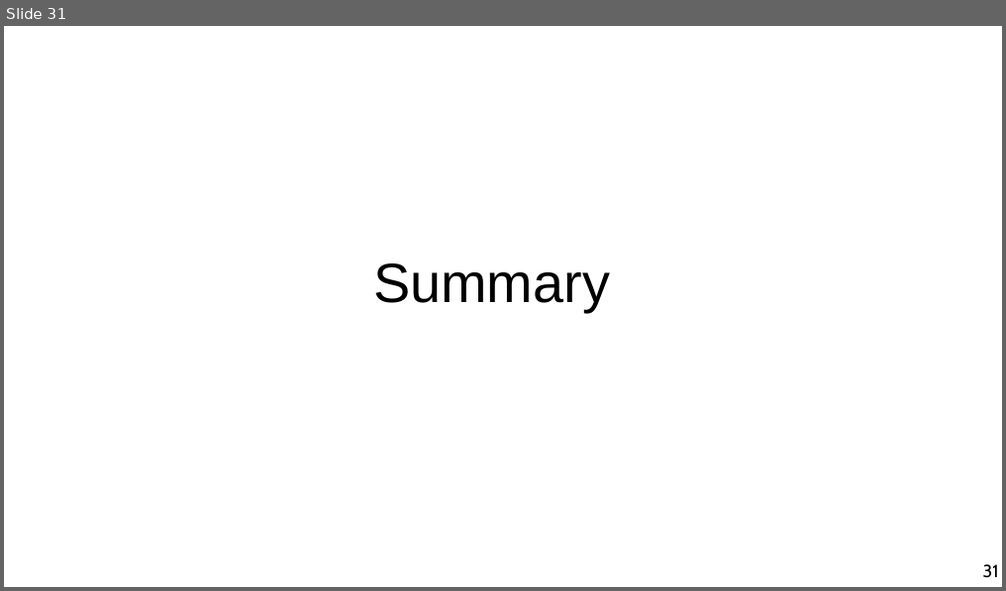
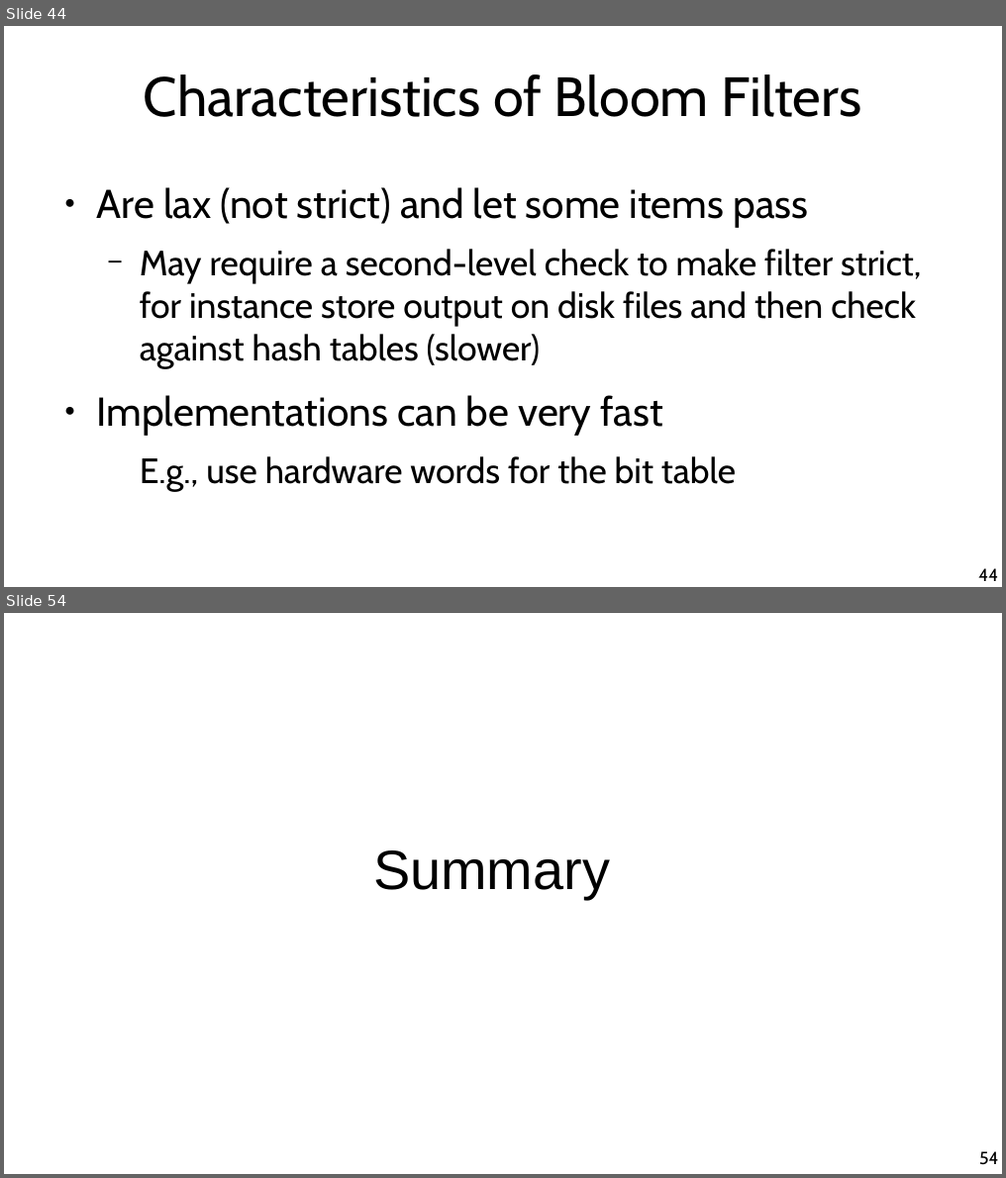
Before and after one commit to chatox/data-mining-course, a slide deck: theory/tt10_streaming.odp. Shown one above the other, each under a label of ours: slide 31 before the commit, slides 44 and 54 after it; the slides between them are not shown. The pictures are 1006x591 and 1006x1178 pixels, drawn with LibreOffice and Linux fonts; fonts in the diff are those of the drawing. Boxes give left, top, right and bottom in pixels: in the first picture for what was removed or moved away, otherwise in the second. Text is boxed around its words. In the diff, an @@ line names an element or a change of style, - is before the commit and + after.

Commit message:
Up to bloom filters

```diff
--- a/theory/tt10_streaming.odp
+++ b/theory/tt10_streaming.odp
@@ slide 44 added at [4,26,1002,587], background #FFFFFF @@
@@ title added at [144,75,862,117], 44 pt, text #000000 @@
+Characteristics of Bloom Filters
@@ text added at [97,187,921,491], 28 pt, text #000000 @@
+● Are lax (not strict) and let some items pass
+  − May require a second-level check to make filter strict, for instance store output on disk files and then check against hash tables (slower)
+● Implementations can be very fast
+  E.g., use hardware words for the bit table
@@ page number added at [978,569,998,581], 14 pt, text #000000 @@
+44
@@ what was slide 31 is now slide 54 @@
@@ page number at [979,1152,999,1165]: text changed @@
-31
+54
```
Also in this commit, not shown: 2 slides changed, 22 other slides added.
